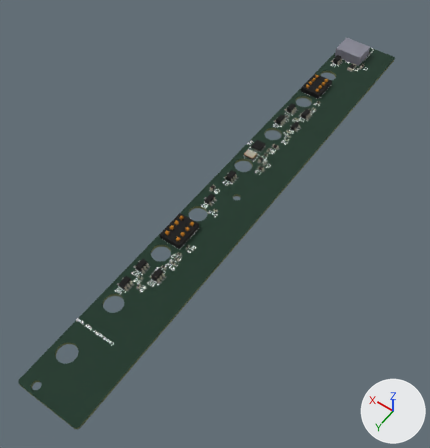
What one commit did to the COLLADA model hardware-manufacturers/commander/3d-models/pcb_exports/commander_tray.dae.
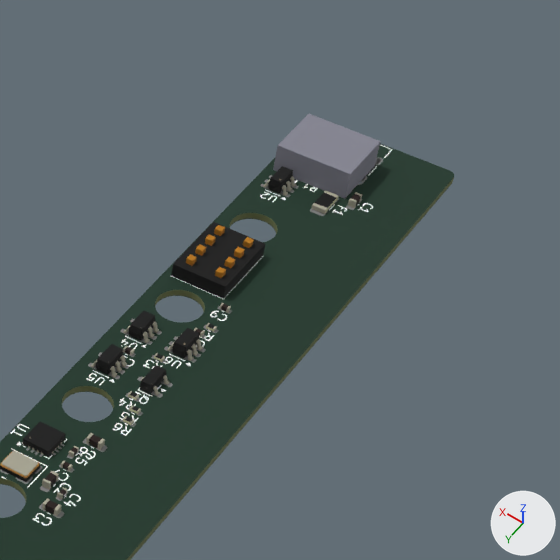
Each version is shown whole from a camera (50 mm lens) standing at (-0.0081, -0.052, 0.1247) and looking at (0.0519, -0.1361, -0.0075), then close up on the part from 57% to 100% of the width and 0% to 42% of the height. The lights are fixed; the arrows at lower right show +X, +Y and +Z. The last two pictures show the newer version.

Names of what the first close-up shows: 'part_00', 'part_01', 'part_02', 'part_04', 'part_08', 'part_09', 'part_10', 'part_13' and 5 more.
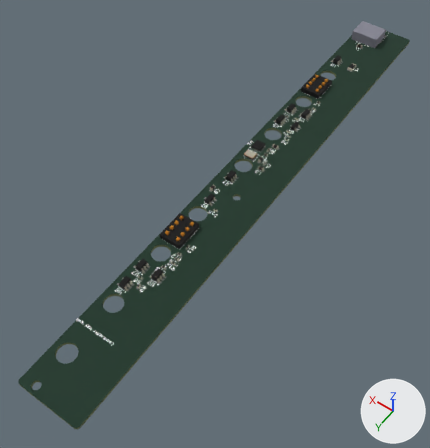
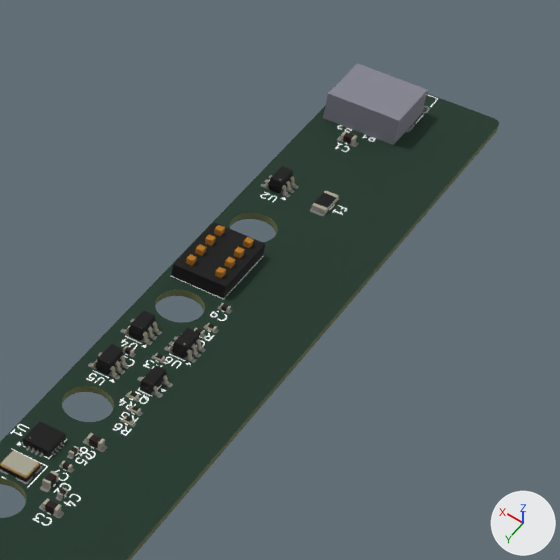
Location of each change, (x1, y1, x2, y2) in pixels of the close-ups (560 x 560 px; the box of a moved part takes in the faces that stretch with it):
'part_02', reshaped: before (0, 144, 454, 560); after (0, 93, 499, 560)
'part_08', moved: before (273, 114, 381, 199); after (323, 63, 428, 145)
'part_04', reshaped (mostly hidden): before (0, 157, 454, 560); after (0, 125, 499, 560)
part 2 of me_part_04, moved or reshaped (mostly hidden): before (62, 157, 454, 560); after (450, 125, 499, 185)
part 4 of me_part_13, deleted: before (265, 189, 373, 212)
part 5 of me_part_13, moved or reshaped: before (14, 180, 298, 442); after (20, 311, 226, 442)

The change, as a diff of the scene's bpy script:
```diff
--- a/hardware-manufacturers/commander/3d-models/pcb_exports/commander_tray.dae.py
+++ b/hardware-manufacturers/commander/3d-models/pcb_exports/commander_tray.dae.py
@@ me_part_02 @@
 # used by ob_part_02; location = (0.0, 0.0, 0.0)
-me_part_02.from_pydata(...)  # 5744 vertices, 6156 faces; spans x 0.04..0.058, y -0.224..-0.07, z 0.0..0.001
+me_part_02.from_pydata(...)  # 5744 vertices, 6156 faces; spans x 0.04..0.058, y -0.236..-0.07, z 0.0..0.001
+# me_part_02 part 1: 883 of 5744 vertices moved; they spanned x 0.04..0.058, y -0.224..-0.211, z 0.0..0.001 and now span x 0.04..0.058, y -0.236..-0.211, z 0.0..0.001; mean shift (0.0, -0.011, 0.0); largest move (0.047, -0.213, 0.001) -> (0.053, -0.225, 0.001)
 me_part_02.materials.append(mat_kicad_143323)
@@ me_part_04 @@
 # used by ob_part_04; location = (0.0, 0.0, 0.0)
-me_part_04.from_pydata(...)  # 1802 vertices, 3744 faces; spans x 0.04..0.058, y -0.224..-0.07, z 0.0..0.001
+me_part_04.from_pydata(...)  # 1802 vertices, 3744 faces; spans x 0.04..0.058, y -0.236..-0.07, z 0.0..0.001
+# me_part_04 part 2: 24 vertices moved from x 0.048..0.057, y -0.217..-0.216, z 0.0..0.001 to x 0.048..0.057, y -0.229..-0.228, z 0.0..0.001; 308 vertices removed from x 0.04..0.058, y -0.224..-0.216, z 0.0..0.001; 308 vertices added at x 0.04..0.058, y -0.236..-0.228, z 0.0..0.001
 me_part_04.materials.append(mat_kicad_6b7249)
@@ me_part_08 @@
 # used by ob_part_08; location = (0.0, 0.0, 0.0)
-me_part_08.from_pydata(...)  # 8 vertices, 12 faces; spans x 0.04813..0.05707, y -0.22001..-0.21271, z 0.00079..0.00405
+me_part_08.from_pydata(...)  # 8 vertices, 12 faces; spans x 0.04813..0.05707, y -0.23201..-0.2247, z 0.00079..0.00405
+# me_part_08 part 3: the whole mesh is moved by (0.0, -0.012, 0.0)
 me_part_08.materials.append(mat_kicad_848491)
@@ me_part_13 @@
 # used by ob_part_13; location = (0.0, 0.0, 0.0)
-me_part_13.from_pydata(...)  # 9307 vertices, 8987 faces; spans x 0.0449..0.058, y -0.224..-0.0886, z 0.0008
+me_part_13.from_pydata(...)  # 9276 vertices, 8942 faces; spans x 0.0467..0.058, y -0.236..-0.0886, z 0.0008
+# me_part_13 part 4: 7 loose pieces with 309 vertices, spanning x 0.0449..0.0561, y -0.2149..-0.209, z 0.0008, are deleted
+# me_part_13 part 5: 13 vertices moved within x 0.0484..0.0556, y -0.1881..-0.1631, z 0.0008; 244 vertices removed from x 0.0491..0.057, y -0.2128..-0.1612, z 0.0008; 170 vertices added at x 0.0484..0.0571, y -0.2251..-0.1613, z 0.0008
+# other edits to the shape of me_part_13 do not show in these pictures
 me_part_13.materials.append(mat_kicad_ffffff)
```
